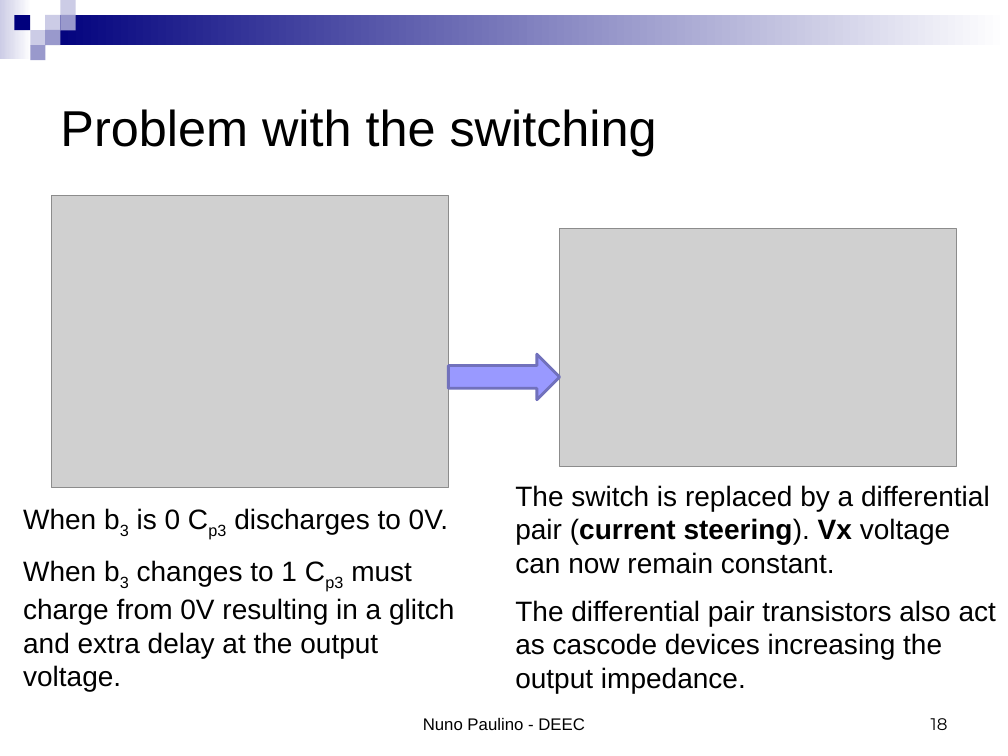
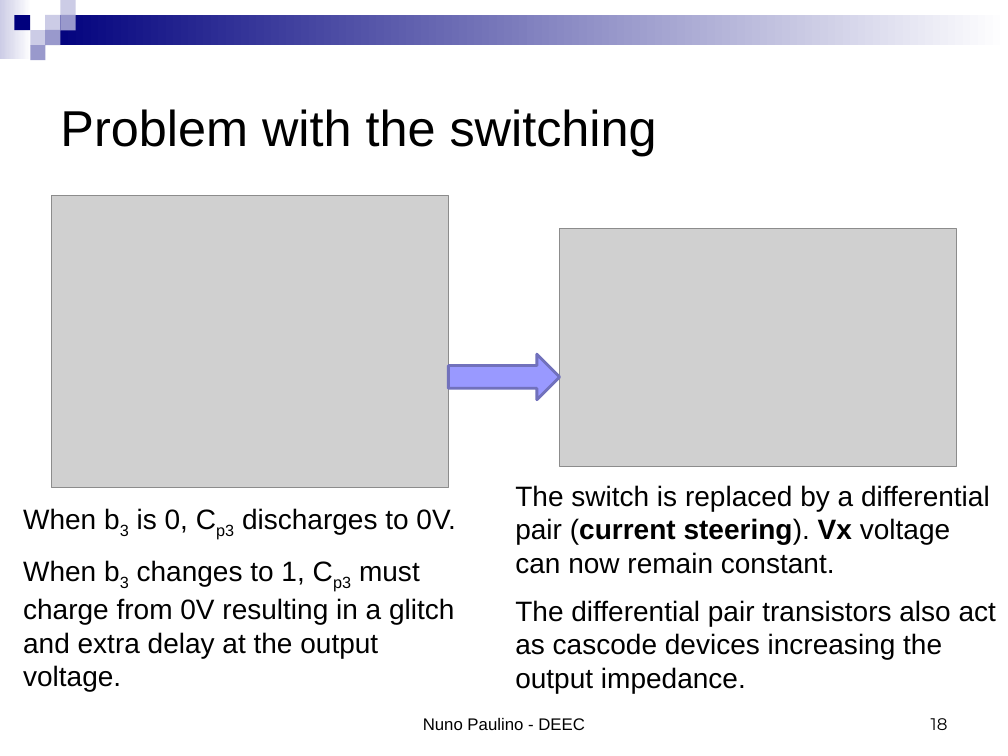
Before and after one commit to das-dias/signal-converters-notebooks, a slide deck: slide 18 of docs/Conversores_Sinal_B_2023.ppsx. Drawn at 1008x756 pixels with LibreOffice and Linux fonts; fonts in the diff are those of the drawing; grey boxes stand for pictures. Boxes give left, top, right and bottom in pixels: in the first picture for what was removed or moved away, otherwise in the second. Text is boxed around its words. In the diff, an @@ line names an element or a change of style, - is before the commit and + after.

```diff
--- a/docs/Conversores_Sinal_B_2023.ppsx
+++ b/docs/Conversores_Sinal_B_2023.ppsx
@@ text at (23, 508, 456, 692): text changed @@
-When b3 is 0 Cp3 discharges to 0V.
-When b3 changes to 1 Cp3 must charge from 0V resulting in a glitch and extra delay at the output voltage.
+When b3 is 0, Cp3 discharges to 0V.
+When b3 changes to 1, Cp3 must charge from 0V resulting in a glitch and extra delay at the output voltage.
```
Also in this commit, not shown: 2 other slides changed, 9 other files.
